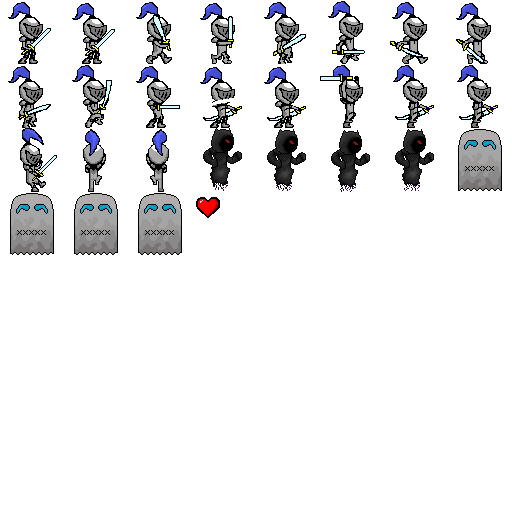
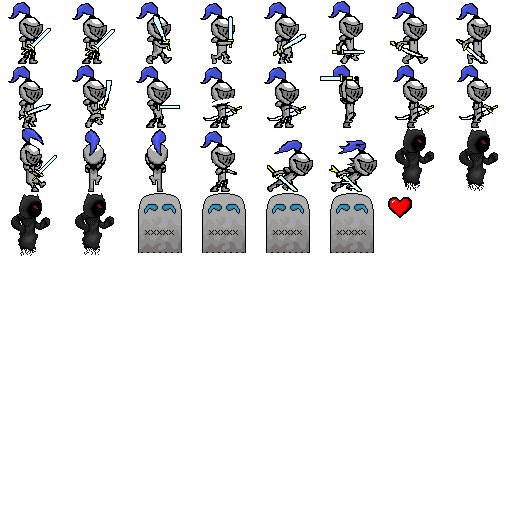
Before/after of a (512, 512) layered artwork. What changed in the layer stack:
added layer "fullsheetall_9" above "fullsheetall_8" over [10, 128, 502, 256]
hid "fullsheetall_6" over [10, 128, 502, 255]
